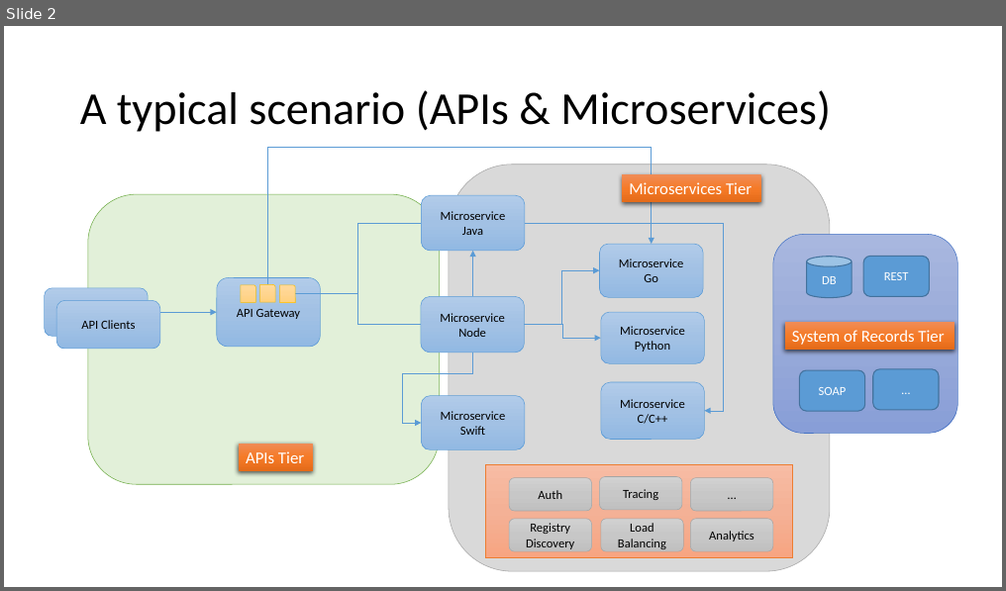
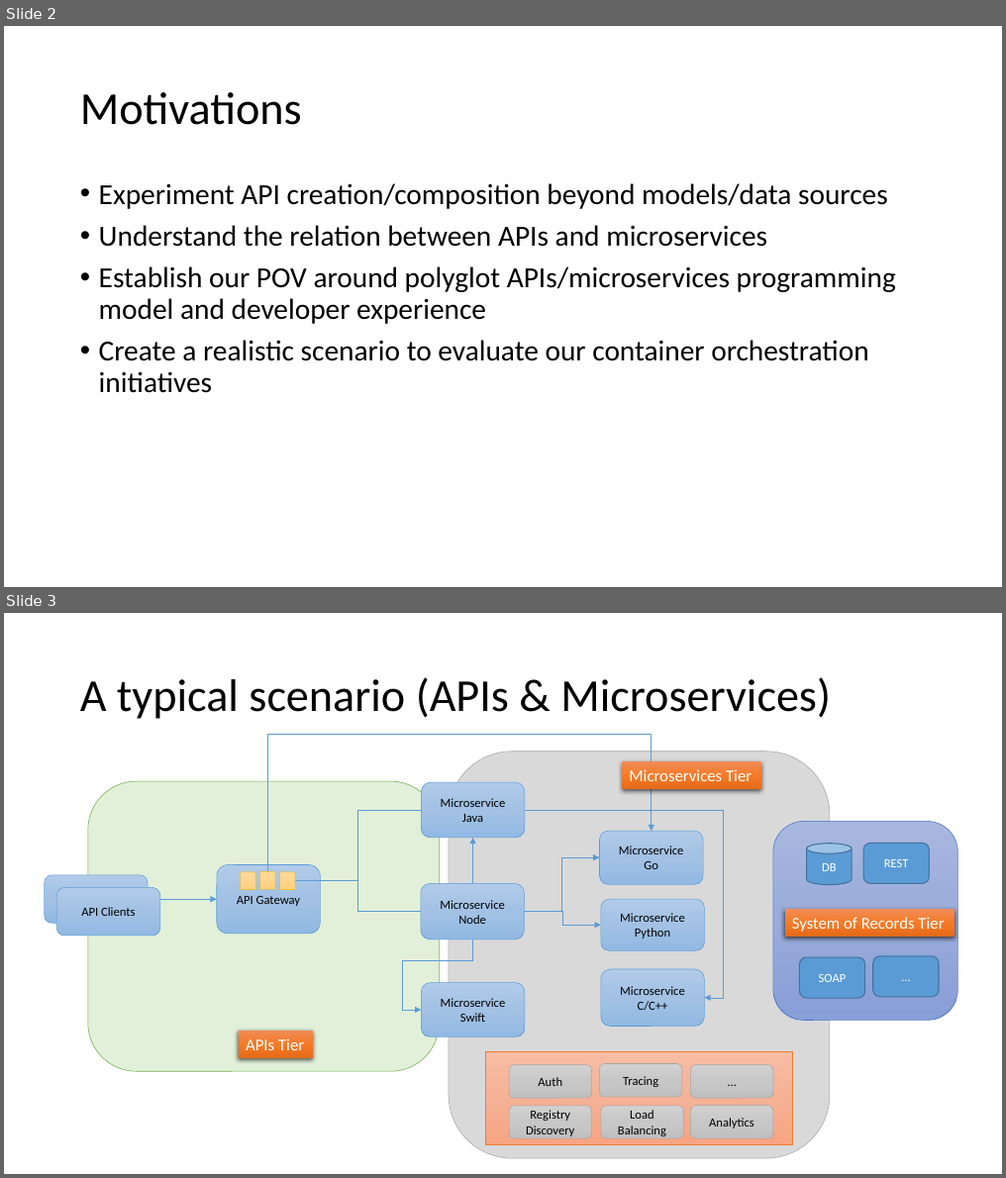
Before and after one commit to strongloop/loopback-example-polyglot, a slide deck: Polyglot Microservices.pptx. Shown one above the other, each under a label of ours: slide 2 before the commit, slides 2 and 3 after it. The pictures are 1006x591 and 1006x1178 pixels, drawn with LibreOffice and Linux fonts; fonts in the diff are those of the drawing. Boxes give left, top, right and bottom in pixels: in the first picture for what was removed or moved away, otherwise in the second. Text is boxed around its words. In the diff, an @@ line names an element or a change of style, - is before the commit and + after.

```diff
--- a/Polyglot Microservices.pptx
+++ b/Polyglot Microservices.pptx
@@ slide 2 added at (4, 26, 1002, 587), background #FFFFFF @@
@@ title added at (80, 92, 302, 125), 44 pt, text #000000 @@
+Motivations
@@ text added at (99, 183, 896, 393), 28 pt, text #000000 @@
+• Experiment API creation/composition beyond models/data sources
+• Understand the relation between APIs and microservices
+• Establish our POV around polyglot APIs/microservices programming model and developer experience
+• Create a realistic scenario to evaluate our container orchestration initiatives
@@ what was slide 2 is now slide 3 @@
```
Also in this commit, not shown: 4 slides changed, 4 other slides added.
